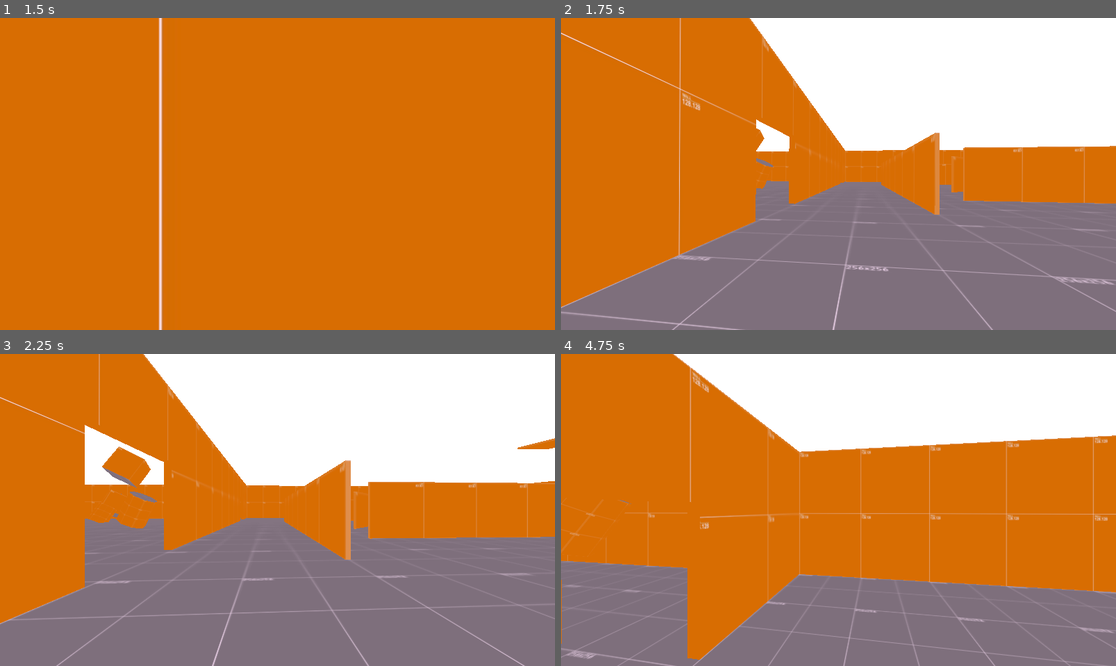
Above: before the commit, frames 1-4 (two rows, left to right).
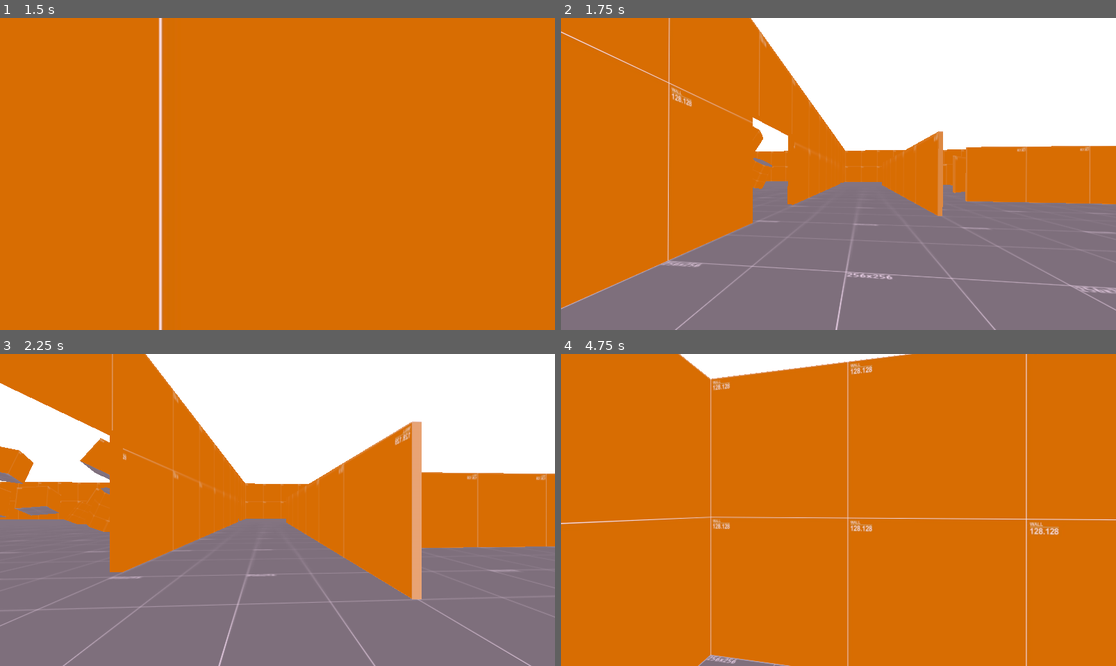
Above: after the commit, the same moments.

Repository: Liloslash/CocoonstrikeV2
Game: Godot game, scene res://world.tscn
The game is run twice, just before and just after one commit, with the same random seed, the same clock (stepped at 60 frames per second) and the same inputs.
Inputs (mouse positions are in pixels of both pictures, inside the frame that each line leads up to):
- Up to frame 1 (1.5 s): tap Enter at 0.5 s; move the mouse to (305, 174) at 0.52 s; hold W (up) from 0.53 s (still down); tap Space (jump) at 0.77 s; move the mouse to (249, 174) at 1.27 s
- Up to frame 2 (1.75 s): keep holding W (up); tap Space (jump) at 1.52 s
- Up to frame 3 (2.25 s): keep holding W (up); move the mouse to (288, 503) at 2.02 s
- Up to frame 4 (4.75 s): keep holding W (up); move the mouse to (832, 516) at 2.77 s; tap Space (jump) at 3.02, 3.77, 4.52 s; move the mouse to (877, 513) at 3.52 s; move the mouse to (794, 506) at 4.27 s

Frame 1 is identical in both runs. In frame 2, 3.7% of the frame differs, in the area x 0-100%, y 0-100%; in frame 3, 19%; in frame 4, 46%.

Commit message:
Refactor camera shake and head bob logic for improved efficiency and clarity

Diff:
--- a/Player/player.gd
+++ b/Player/player.gd
@@ -69,8 +69,6 @@
 
 # --- Gestion du tremblement et du head bob à chaque frame ---
 func _process(_delta: float) -> void:
-	# -------------------------------------------------------
-	# Tremblement de la caméra (camera shake)
 	if shake_timer > 0:
 		var t := 1.0 - (shake_timer / shake_time_total)
 		var elastic := ease_out_elastic(t)  # Courbe d’atténuation élastique
@@ -85,21 +83,12 @@
 		if shake_timer <= 0:
 			camera.position = original_camera_position
 			camera.rotation_degrees = original_camera_rotation
-
-	# -------------------------------------------------------
-	# Head Bob (balancement de la caméra en marche)
 	elif not is_frozen and current_speed > 0:
 		headbob_timer += _delta
-
-		# Balancement vertical en forme de "U" : valeur absolue du sinus
 		var bob_offset_y = abs(sin(headbob_timer * headbob_frequency)) * headbob_amplitude
-
-		# Balancement horizontal classique sinusoidal pour fluidité
 		var bob_offset_x = sin(headbob_timer * headbob_frequency * 2) * headbob_amplitude * 0.5
-
 		camera.position = original_camera_position + Vector3(bob_offset_x, bob_offset_y, 0)
 	else:
-		# Remise à la position originale quand on ne bouge pas ou freeze
 		headbob_timer = 0.0
 		camera.position = original_camera_position
 
@@ -124,6 +113,7 @@
 	if not is_on_floor():
 		velocity.y += get_gravity().y * delta
 		jump_time += delta
+
 	if is_on_floor() and is_slamming:
 		is_slamming = false
 		is_frozen = true
@@ -131,17 +121,19 @@
 		start_camera_shake()
 
 	var input_dir = Input.get_vector("left", "right", "up", "down")
-	var direction = (transform.basis * Vector3(input_dir.x, 0, input_dir.y)).normalized()
 
-	if direction != Vector3.ZERO and not is_frozen:
-		if not is_accelerating:
-			is_accelerating = true
-			acceleration_timer = 0.0
-		acceleration_timer += delta
-		var speed_ratio = min(acceleration_timer / acceleration_duration, 1.0)
-		current_speed = max_speed * speed_ratio
-		velocity.x = direction.x * current_speed
-		velocity.z = direction.z * current_speed
+	# Calculer la direction uniquement si input non nul pour éviter calculs inutiles
+	if input_dir != Vector2.ZERO:
+		var direction = (transform.basis * Vector3(input_dir.x, 0, input_dir.y)).normalized()
+		if not is_frozen:
+			if not is_accelerating:
+				is_accelerating = true
+				acceleration_timer = 0.0
+			acceleration_timer += delta
+			var speed_ratio = min(acceleration_timer / acceleration_duration, 1.0)
+			current_speed = max_speed * speed_ratio
+			velocity.x = direction.x * current_speed
+			velocity.z = direction.z * current_speed
 	else:
 		is_accelerating = false
 		current_speed = 0.0
